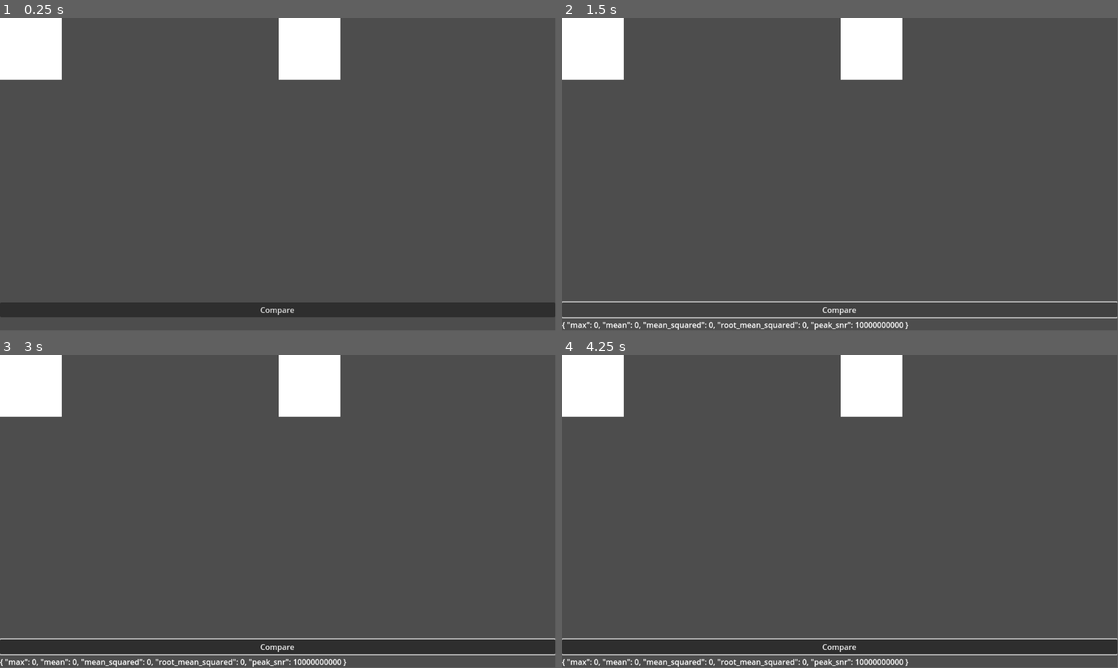
Above: before the commit, frames 1-4 (two rows, left to right).
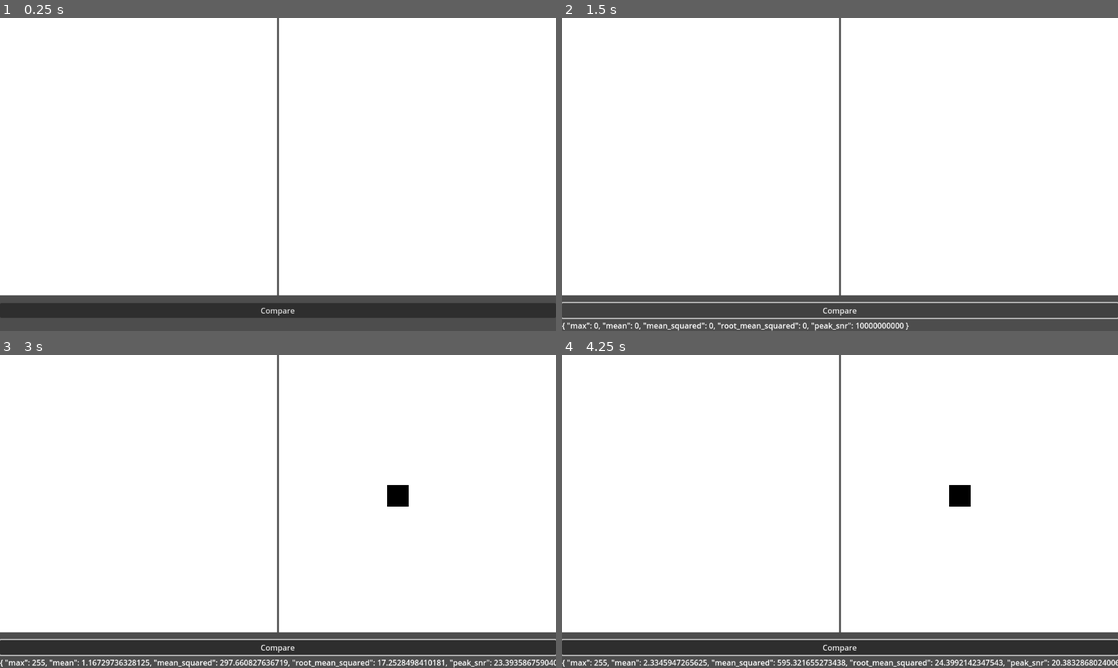
Above: after the commit, the same moments.

Repository: FeniXb3/the-painter
Game: Godot game, scene res://main.tscn
Two runs of this game, one before a commit and one after it. Both use one fixed random seed, a clock stepped at 60 frames per second and the inputs below. The engine's default icon, where the game draws it, is replaced by a stand-in: a white triangle on a blue panel in a dark square.
Inputs (mouse positions are in pixels of both pictures, inside the frame that each line leads up to):
- Up to frame 1 (0.25 s): no input
- Up to frame 2 (1.5 s): click "Compare" at 0.5 s; click "Compare" at 1.25 s
- Up to frame 3 (3 s): click "Compare" at 2 s; tap Enter at 2.75 s; move the mouse to (400, 495) at 2.77 s; press the mouse at (400, 495) at 2.78 s
- Up to frame 4 (4.25 s): tap Space at 3.5 s; move the mouse to (728, 527) at 3.52 s; release the mouse at (728, 527) at 3.53 s; right-click (728, 527) at 3.6 s
The window is 799x449 before the commit and 800x450 after it. Grey fills any space a smaller window leaves; there, only what the larger window draws over its background counts as a difference.

The runs differ from the first frame. In frame 1, 84% of the frame differs, in the area x 0-100%, y 0-96%; in frame 2, 86%; in frame 3, 87%; in frame 4, 87%, in the area x 0-100%, y 0-100%.

Commit message:
Handle scaling for streched texture

Diff:
--- a/main.tscn
+++ b/main.tscn
@@ -25,19 +25,21 @@
 size_flags_vertical = 3
 
 [node name="Source" type="TextureRect" parent="DrawingLayer/VBoxContainer/HBoxContainer"]
+texture_filter = 1
 layout_mode = 2
 size_flags_horizontal = 3
 texture = ExtResource("2_fyhtr")
-stretch_mode = 2
+stretch_mode = 4
 script = ExtResource("2_yrdmw")
-brush_size = 25
+brush_size = 10
 
 [node name="Target" type="TextureRect" parent="DrawingLayer/VBoxContainer/HBoxContainer"]
+texture_filter = 1
 layout_mode = 2
 size_flags_horizontal = 3
-stretch_mode = 2
+stretch_mode = 4
 script = ExtResource("2_yrdmw")
-brush_size = 25
+brush_size = 10
 
 [node name="Button" type="Button" parent="DrawingLayer/VBoxContainer"]
 layout_mode = 2
--- a/painter.gd
+++ b/painter.gd
@@ -13,7 +13,7 @@
 
 func _process(_delta: float) -> void:
 	var mouse_position: Vector2i = get_local_mouse_position()
-	if not image.get_used_rect().has_point(mouse_position):
+	if not Rect2(Vector2(), size).has_point(mouse_position):
 		return
 
 	if Input.is_action_pressed("draw"):
@@ -22,11 +22,17 @@
 		_draw_brush_stroke(mouse_position, background_color)
 
 func _draw_brush_stroke(cursor_position: Vector2i, color: Color):
+		var proportion := Vector2(1.0, 1.0)
+		if stretch_mode == StretchMode.STRETCH_KEEP_ASPECT:
+			var min_axis := size[size.min_axis_index()]
+			proportion = image.get_size() / min_axis
+
 		@warning_ignore("integer_division")
-		var min_range: int = -brush_size/2
-		for x in range(min_range, brush_size - min_range):
-			for y in range(min_range, brush_size - min_range):
-				var pixel_position := cursor_position + Vector2i(x, y)
+		var min_range: int = brush_size/2
+		for x in range(-min_range, brush_size - min_range):
+			for y in range(-min_range, brush_size - min_range):
+				var pixel_position := Vector2(cursor_position)*proportion + Vector2(x, y)
 				pixel_position = pixel_position.clamp(Vector2i(), image.get_size() - Vector2i(1, 1))
 				image.set_pixelv(pixel_position, color)
+
 		texture = ImageTexture.create_from_image(image)
--- a/project.godot
+++ b/project.godot
@@ -14,6 +14,10 @@
 run/main_scene="res://main.tscn"
 config/features=PackedStringArray("4.3", "GL Compatibility")
 config/icon="res://icon.svg"
+
+[display]
+
+window/stretch/mode="viewport"
 
 [input]
 
